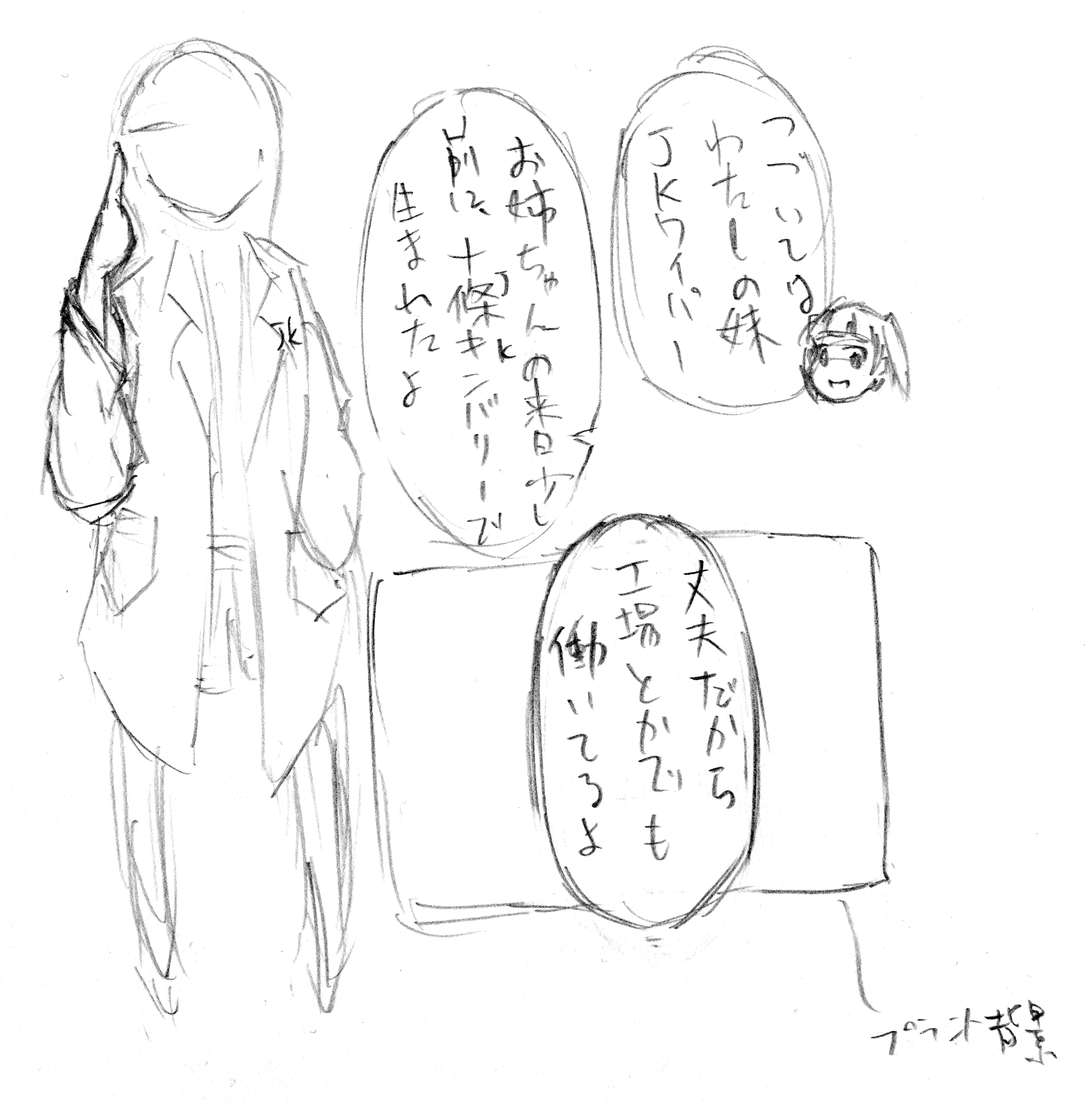
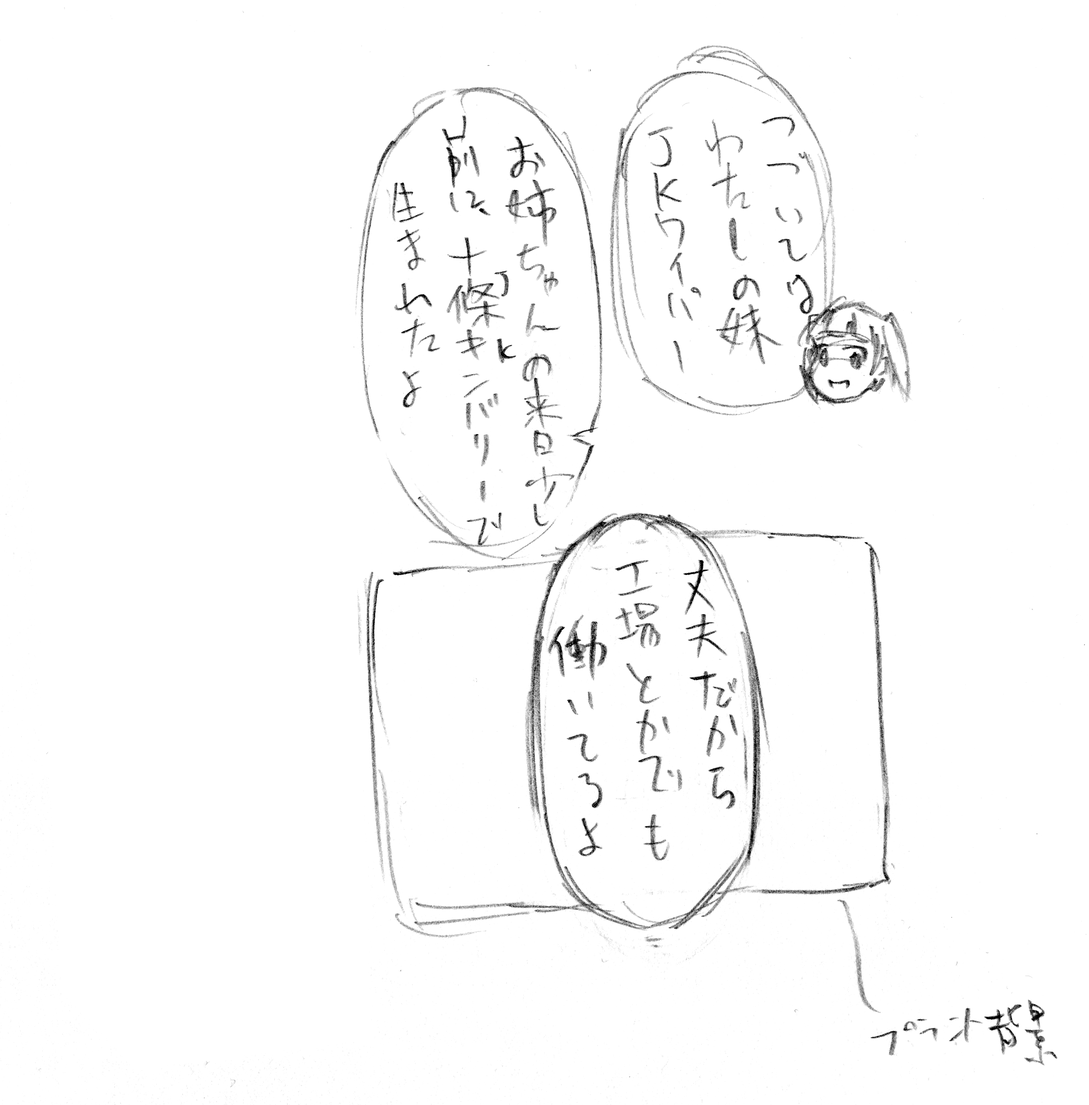
Revision of a layered (1089, 1105) image; what changed, layer by layer:
added layer "背景" over (27, 20, 374, 1069)
